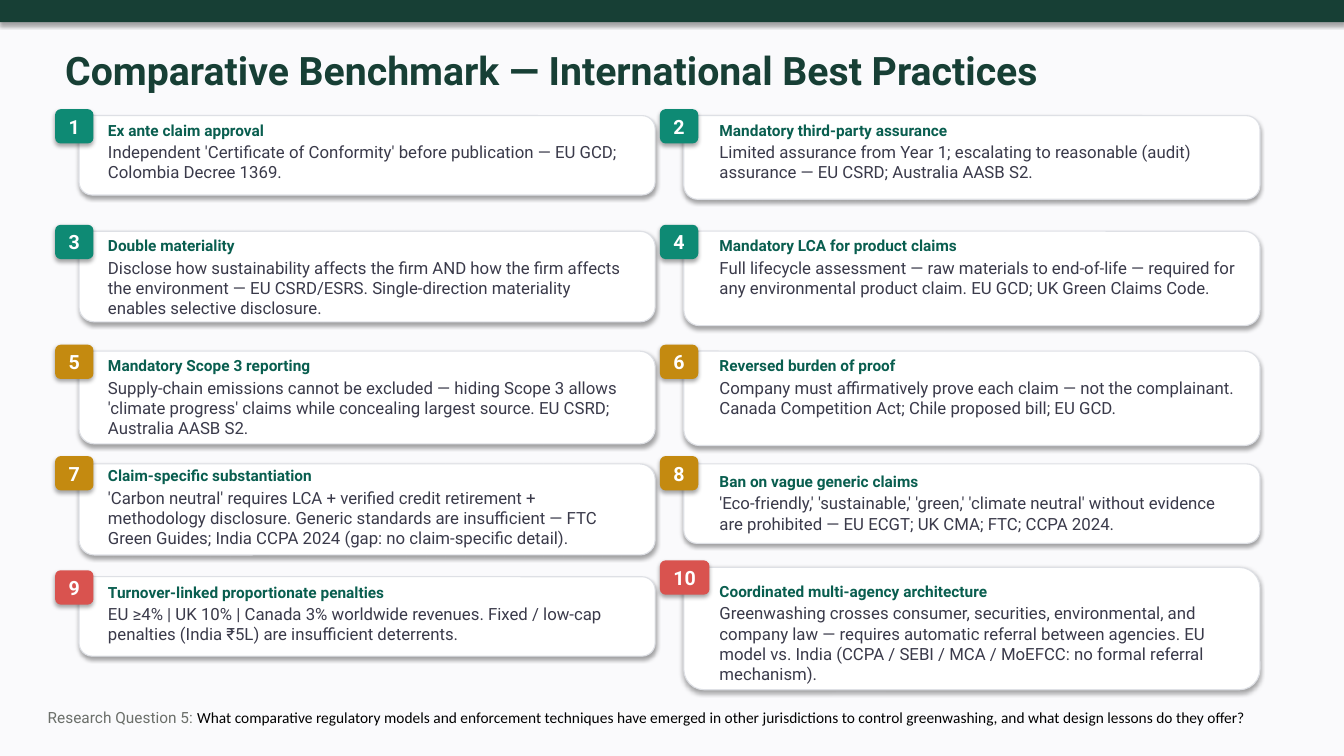
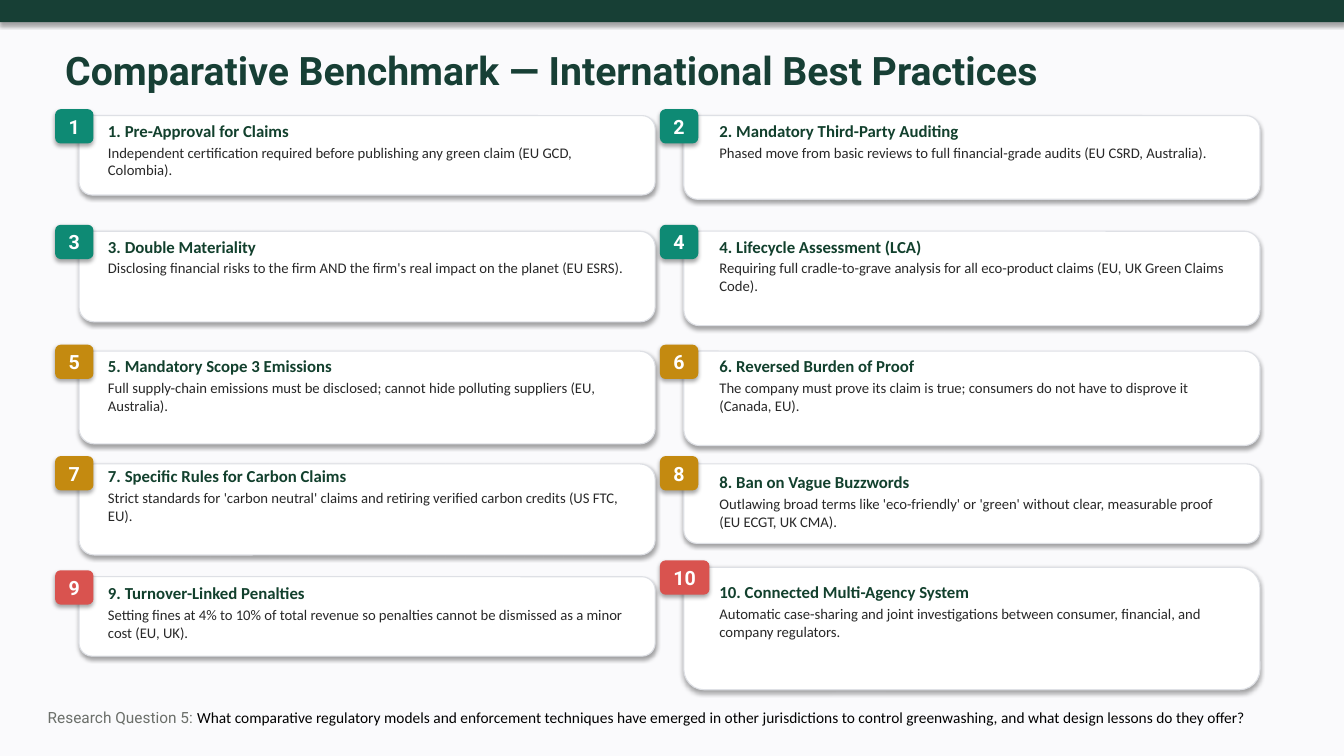
Before and after one commit to atul516/Final-VIva, a slide deck: slide 19 of Thesis Defence Presentation Final.pptx. Drawn at 1344x756 pixels with LibreOffice and Linux fonts; fonts in the diff are those of the drawing. Boxes give left, top, right and bottom in pixels: in the first picture for what was removed or moved away, otherwise in the second. Text is boxed around its words. In the diff, an @@ line names an element or a change of style, - is before the commit and + after.

Commit message:
feat: add thesis text content and update presentation slides for defense

```diff
--- a/Thesis Defence Presentation Final.pptx
+++ b/Thesis Defence Presentation Final.pptx
@@ text at [108,125,572,177]: text changed; size 12 to 10.5 pt; font Roboto to Calibri; text colour #3A3A4A to #282828 @@
-Ex ante claim approval
-Independent 'Certificate of Conformity' before publication — EU GCD; Colombia Decree 1369.
+1. Pre-Approval for Claims
+Independent certification required before publishing any green claim (EU GCD, Colombia).
@@ text at [719,147,1206,161]: text changed; size 12 to 10.5 pt; font Roboto to Calibri; text colour #3A3A4A to #282828 @@
-Mandatory third-party assurance
-Limited assurance from Year 1; escalating to reasonable (audit) assurance — EU CSRD; Australia AASB S2.
+2. Mandatory Third-Party Auditing
+Phased move from basic reviews to full financial-grade audits (EU CSRD, Australia).
@@ text at [108,241,623,276]: text changed; size 12 to 10.5 pt; font Roboto to Calibri; text colour #3A3A4A to #282828 @@
-Double materiality
-Disclose how sustainability affects the firm AND how the firm affects the environment — EU CSRD/ESRS. Single-direction materiality enables selective disclosure.
+3. Double Materiality
+Disclosing financial risks to the firm AND the firm's real impact on the planet (EU ESRS).
@@ text at [719,241,1224,293]: text changed; size 12 to 10.5 pt; font Roboto to Calibri; text colour #3A3A4A to #282828 @@
-Mandatory LCA for product claims
-Full lifecycle assessment — raw materials to end-of-life — required for any environmental product claim. EU GCD; UK Green Claims Code.
+4. Lifecycle Assessment (LCA)
+Requiring full cradle-to-grave analysis for all eco-product claims (EU, UK Green Claims Code).
@@ text at [108,360,595,413]: text changed; size 12 to 10.5 pt; font Roboto to Calibri; text colour #3A3A4A to #282828 @@
-Mandatory Scope 3 reporting
-Supply-chain emissions cannot be excluded — hiding Scope 3 allows 'climate progress' claims while concealing largest source. EU CSRD; Australia AASB S2.
+5. Mandatory Scope 3 Emissions
+Full supply-chain emissions must be disclosed; cannot hide polluting suppliers (EU, Australia).
@@ text at [719,360,1188,413]: text changed; size 12 to 10.5 pt; font Roboto to Calibri; text colour #3A3A4A to #282828 @@
-Reversed burden of proof
-Company must affirmatively prove each claim — not the complainant. Canada Competition Act; Chile proposed bill; EU GCD.
+6. Reversed Burden of Proof
+The company must prove its claim is true; consumers do not have to disprove it (Canada, EU).
@@ text at [108,470,618,523]: text changed; size 12 to 10.5 pt; font Roboto to Calibri; text colour #3A3A4A to #282828 @@
-Claim-specific substantiation
-'Carbon neutral' requires LCA + verified credit retirement + methodology disclosure. Generic standards are insufficient — FTC Green Guides; India CCPA 2024 (gap: no claim-specific detail).
+7. Specific Rules for Carbon Claims
+Strict standards for 'carbon neutral' claims and retiring verified carbon credits (US FTC, EU).
@@ text at [719,476,1212,529]: text changed; size 12 to 10.5 pt; font Roboto to Calibri; text colour #3A3A4A to #282828 @@
-Ban on vague generic claims
-'Eco-friendly,' 'sustainable,' 'green,' 'climate neutral' without evidence are prohibited — EU ECGT; UK CMA; FTC; CCPA 2024.
+8. Ban on Vague Buzzwords
+Outlawing broad terms like 'eco-friendly' or 'green' without clear, measurable proof (EU ECGT, UK CMA).
@@ text at [108,587,622,640]: text changed; size 12 to 10.5 pt; font Roboto to Calibri; text colour #3A3A4A to #282828 @@
-Turnover-linked proportionate penalties
-EU ≥4% | UK 10% | Canada 3% worldwide revenues. Fixed / low-cap penalties (India ₹5L) are insufficient deterrents.
+9. Turnover-Linked Penalties
+Setting fines at 4% to 10% of total revenue so penalties cannot be dismissed as a minor cost (EU, UK).
@@ text at [719,586,1200,640]: text changed; size 12 to 10.5 pt; font Roboto to Calibri; text colour #3A3A4A to #282828 @@
-Coordinated multi-agency architecture
-Greenwashing crosses consumer, securities, environmental, and company law — requires automatic referral between agencies. EU model vs. India (CCPA / SEBI / MCA / MoEFCC: no formal referral mechanism).
+10. Connected Multi-Agency System
+Automatic case-sharing and joint investigations between consumer, financial, and company regulators.
```
Also in this commit, not shown: 22 other slides changed, 1 other file.
